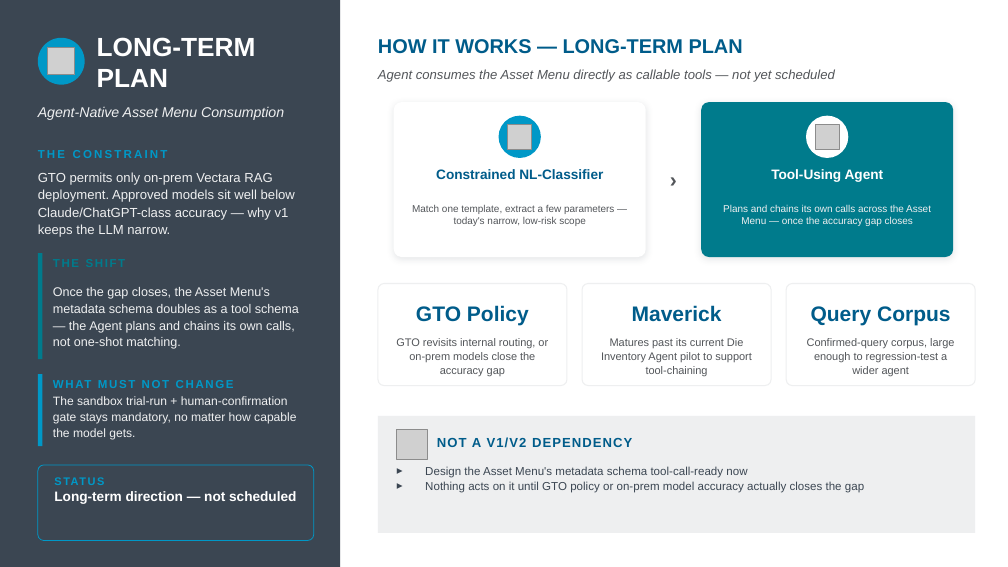
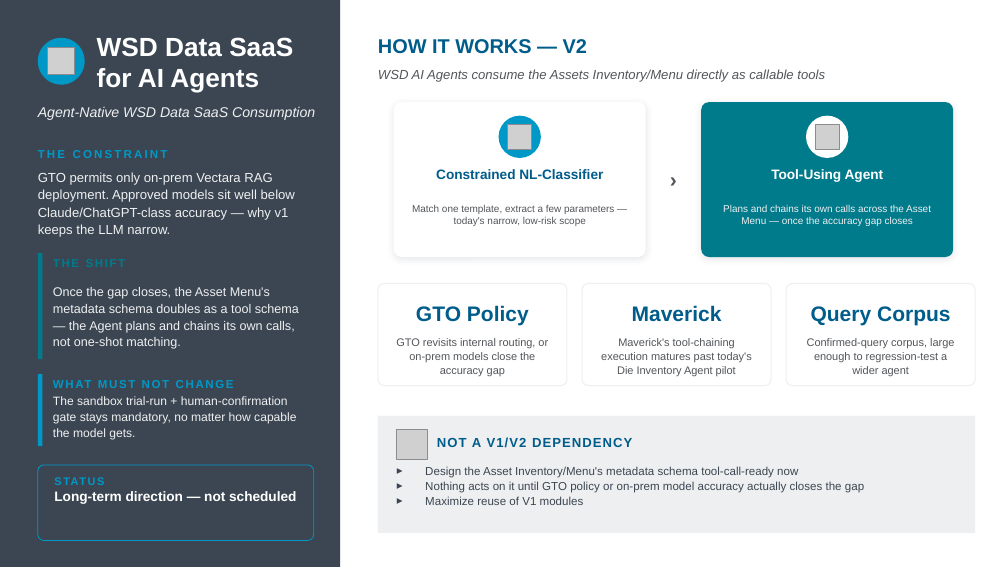
Before and after one commit to lucyloveszoe/hy.cc.job.digitalclone, a slide deck: slide 2 of brainstorm/QueryCopilot_Highlight.pptx. Drawn at 1008x567 pixels with LibreOffice and Linux fonts; fonts in the diff are those of the drawing; grey boxes stand for pictures. Boxes give left, top, right and bottom in pixels: in the first picture for what was removed or moved away, otherwise in the second. Text is boxed around its words. In the diff, an @@ line names an element or a change of style, - is before the commit and + after.

```diff
--- a/brainstorm/QueryCopilot_Highlight.pptx
+++ b/brainstorm/QueryCopilot_Highlight.pptx
@@ text at (97, 37, 293, 93): text changed @@
-LONG-TERM PLAN
+WSD Data SaaS for AI Agents
@@ text at (378, 39, 587, 54): text changed @@
-HOW IT WORKS — LONG-TERM PLAN
+HOW IT WORKS — V2
@@ text at (378, 69, 825, 82): text changed @@
-Agent consumes the Asset Menu directly as callable tools — not yet scheduled
+WSD AI Agents consume the Assets Inventory/Menu directly as callable tools
@@ text at (38, 107, 315, 120): text changed @@
-Agent-Native Asset Menu Consumption
+Agent-Native WSD Data SaaS Consumption
@@ text at (601, 338, 751, 376): text changed @@
-Matures past its current Die Inventory Agent pilot to support tool-chaining
+Maverick's tool-chaining execution matures past today's Die Inventory Agent pilot
@@ text at (425, 466, 798, 478): text changed @@
-▸ Design the Asset Menu's metadata schema tool-call-ready now
+▸ Design the Asset Inventory/Menu's metadata schema tool-call-ready now
@@ text at (425, 496, 584, 505): paragraph added @@
+▸ Maximize reuse of V1 modules
```
Also in this commit, not shown: 1 other slide changed, 2 other files.
